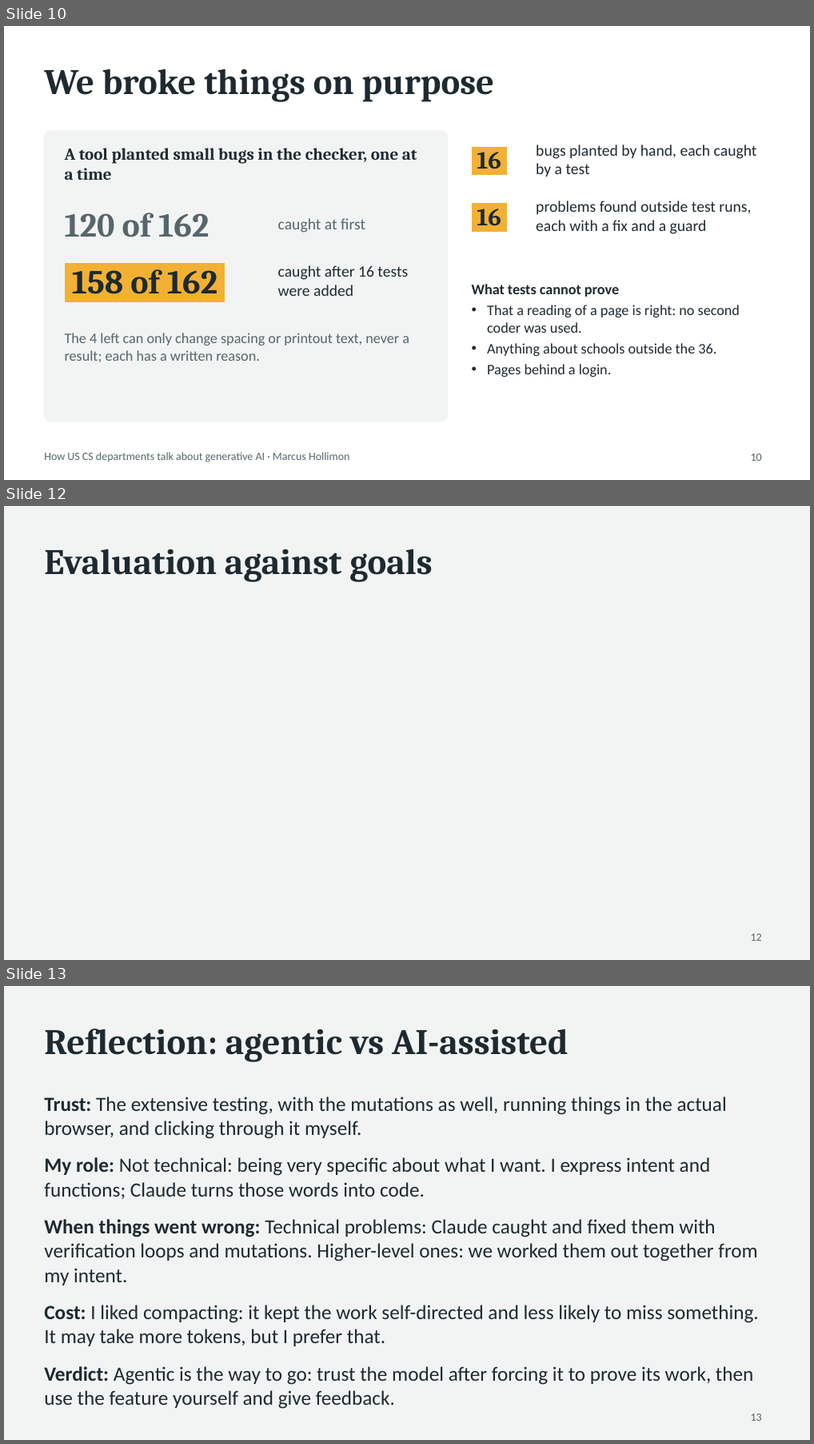
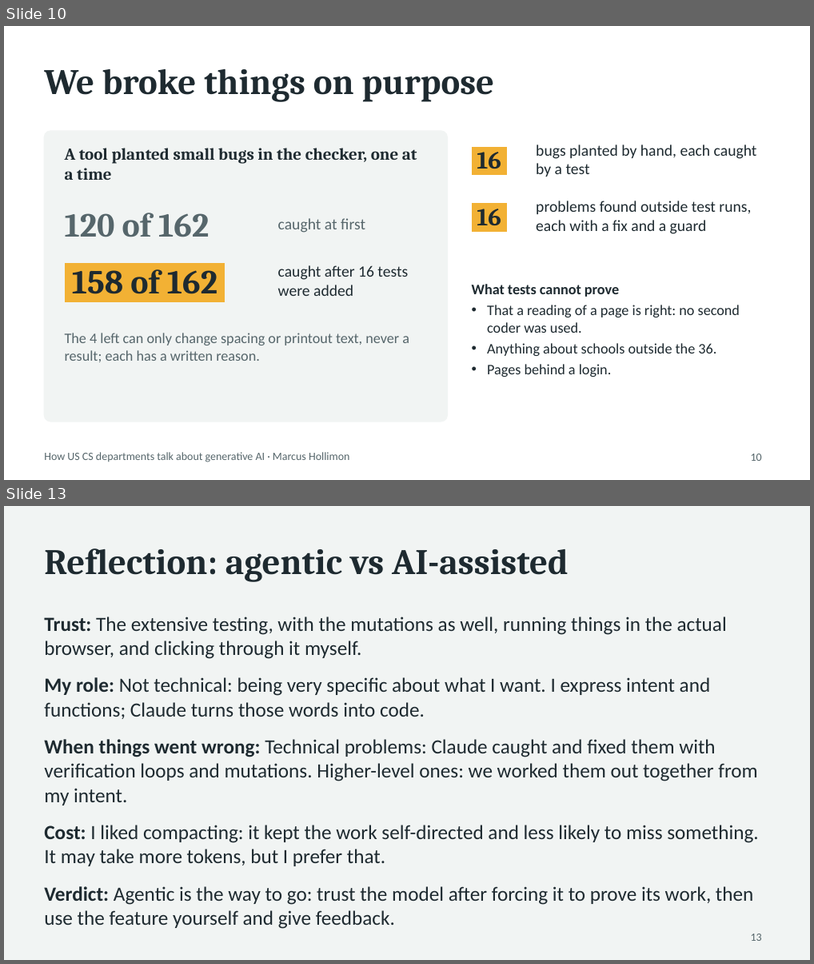
Before and after one commit to Marcus-Hollimon/Project-2-AI-Use-In-Schools, a slide deck: presentation/AI-in-CS-departments.pptx. Shown one above the other, each under a label of ours: slides 10, 12 and 13 before the commit, slides 10 and 13 after it; the slides between them are not shown. The pictures are 814x1444 and 814x964 pixels, drawn with LibreOffice and Linux fonts; fonts in the diff are those of the drawing. Boxes give left, top, right and bottom in pixels: in the first picture for what was removed or moved away, otherwise in the second. Text is boxed around its words. In the diff, an @@ line names an element or a change of style, - is before the commit and + after.

```diff
--- a/presentation/AI-in-CS-departments.pptx
+++ b/presentation/AI-in-CS-departments.pptx
@@ slide 12 removed at bbox=[4, 506, 810, 960], background #F1F4F3 @@
@@ title removed at bbox=[44, 549, 432, 582] @@
-Evaluation against goals
@@ page number removed at bbox=[751, 933, 762, 940] @@
-12
```
Also in this commit, not shown: 1 slide changed, 1 slide added, 8 other files.
